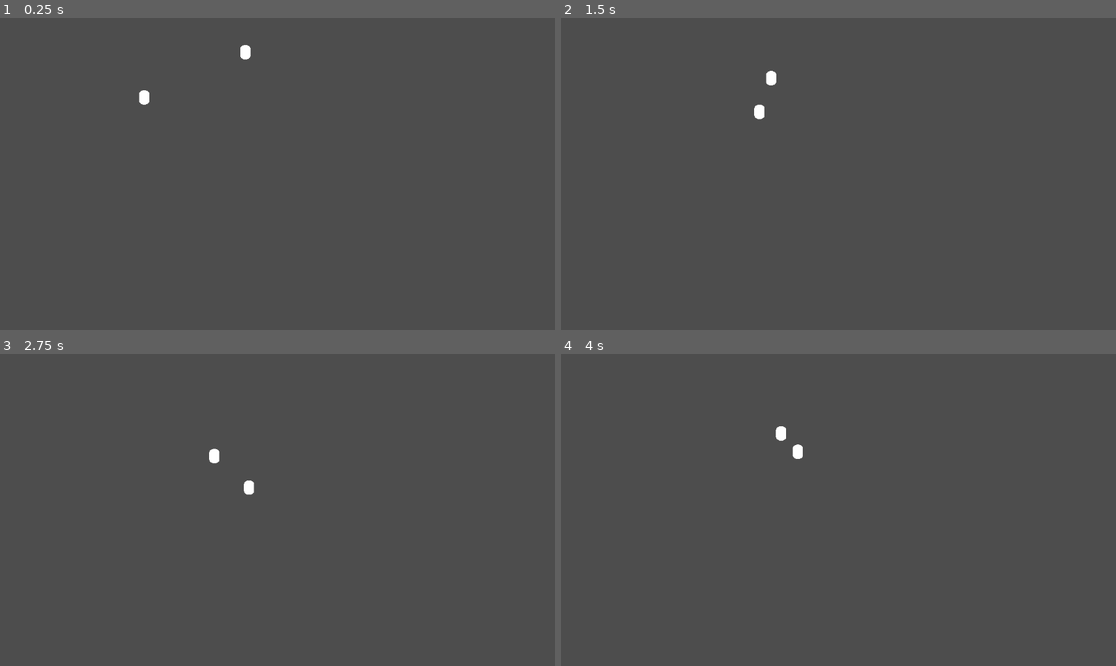
Above: before the commit, frames 1-4 (two rows, left to right).
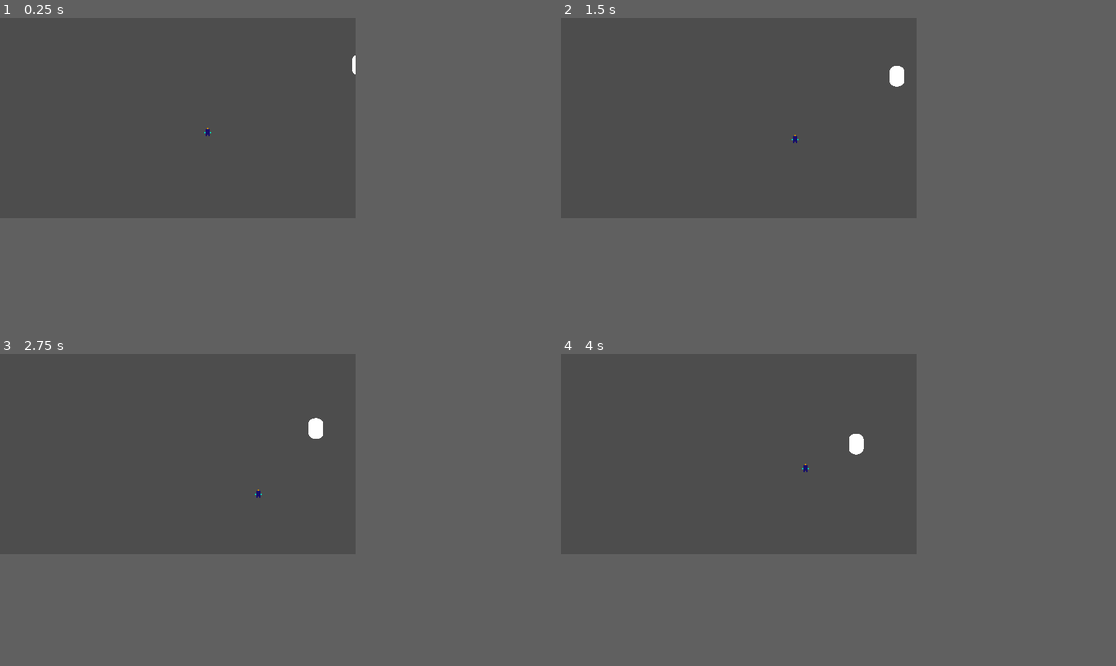
Above: after the commit, the same moments.

Repository: Protiuns/projeto-mvp
Game: Godot game, scene res://Fazes/faze_testes.tscn
Two runs of this game, one before a commit and one after it. Both use one fixed random seed, a clock stepped at 60 frames per second and the inputs below.
Inputs:
- Up to frame 1 (0.25 s): no input
- Up to frame 2 (1.5 s): hold D (Direita) 0.53-1.28 s; hold S (Baixo) from 1.28 s (still down)
- Up to frame 3 (2.75 s): release S (Baixo) at 2.03 s; hold D (Direita) from 2.03 s (still down)
- Up to frame 4 (4 s): release D (Direita) at 2.78 s; hold W (Cima) 2.78-3.53 s; hold A (Esquerda) from 3.53 s (still down)
In our replay, the window is 799x449 before the commit and 512x288 after it. These sizes can differ from the game's own. Grey fills any space a smaller window leaves; there, only what the larger window draws over its background counts as a difference.

The runs differ from the first frame. In frame 1, 0.2% of the frame differs, in the area x 25-65%, y 8-38%; in frame 2, 0.3%; in frame 3, 0.3%, in the area x 37-59%, y 20-47%; in frame 4, 0.3%.

Commit message:
Animações completas na engine
Eita que esse fds foi coisa

Diff:
--- a/Fazes/faze_testes.tscn
+++ b/Fazes/faze_testes.tscn
@@ -1,13 +1,283 @@
-[gd_scene load_steps=13 format=3 uid="uid://ctu5ey1eif03q"]
+[gd_scene load_steps=33 format=3 uid="uid://ctu5ey1eif03q"]
 
 [ext_resource type="Script" path="res://Scripts/Jogador/Jogador.gd" id="1_yre7x"]
 [ext_resource type="Script" path="res://Scripts/StateMachine/StateMachine.gd" id="2_s287i"]
+[ext_resource type="Texture2D" uid="uid://brifeqmx5d3td" path="res://Imagens/Assets/LinkinhoSemSobras-Sheet.png" id="3_38ak2"]
 [ext_resource type="Script" path="res://Scripts/Monstros/Monstro.gd" id="3_hr1e3"]
 [ext_resource type="Script" path="res://Fazes/MonstoStates.gd" id="4_ipdyw"]
 
 [sub_resource type="CapsuleShape2D" id="CapsuleShape2D_to5gb"]
-
-[sub_resource type="CapsuleMesh" id="CapsuleMesh_8ks75"]
+radius = 3.0
+height = 10.0
+
+[sub_resource type="Animation" id="Animation_buwli"]
+length = 0.001
+tracks/0/type = "value"
+tracks/0/imported = false
+tracks/0/enabled = true
+tracks/0/path = NodePath("Sprite2D:frame")
+tracks/0/interp = 1
+tracks/0/loop_wrap = true
+tracks/0/keys = {
+"times": PackedFloat32Array(0),
+"transitions": PackedFloat32Array(1),
+"update": 1,
+"values": [9]
+}
+tracks/1/type = "value"
+tracks/1/imported = false
+tracks/1/enabled = true
+tracks/1/path = NodePath("Sprite2D:frame_coords")
+tracks/1/interp = 1
+tracks/1/loop_wrap = true
+tracks/1/keys = {
+"times": PackedFloat32Array(0),
+"transitions": PackedFloat32Array(1),
+"update": 1,
+"values": [Vector2i(3, 0)]
+}
+
+[sub_resource type="Animation" id="Animation_wfupe"]
+resource_name = "AndandoDireita"
+length = 0.64
+loop_mode = 1
+step = 0.02
+tracks/0/type = "value"
+tracks/0/imported = false
+tracks/0/enabled = true
+tracks/0/path = NodePath("Sprite2D:frame")
+tracks/0/interp = 1
+tracks/0/loop_wrap = true
+tracks/0/keys = {
+"times": PackedFloat32Array(0, 0.08, 0.16, 0.28, 0.32, 0.4, 0.48, 0.6),
+"transitions": PackedFloat32Array(1, 1, 1, 1, 1, 1, 1, 1),
+"update": 1,
+"values": [9, 10, 11, 12, 13, 14, 15, 16]
+}
+
+[sub_resource type="Animation" id="Animation_vaesm"]
+resource_name = "AndandoBaixo"
+length = 0.64
+loop_mode = 1
+step = 0.04
+tracks/0/type = "value"
+tracks/0/imported = false
+tracks/0/enabled = true
+tracks/0/path = NodePath("Sprite2D:frame")
+tracks/0/interp = 1
+tracks/0/loop_wrap = true
+tracks/0/keys = {
+"times": PackedFloat32Array(0, 0.08, 0.16, 0.28, 0.32, 0.4, 0.48, 0.6),
+"transitions": PackedFloat32Array(1, 1, 1, 1, 1, 1, 1, 1),
+"update": 1,
+"values": [18, 19, 20, 21, 22, 23, 24, 25]
+}
+
+[sub_resource type="Animation" id="Animation_awpxp"]
+resource_name = "AndandoCima"
+length = 0.64
+loop_mode = 1
+step = 0.04
+tracks/0/type = "value"
+tracks/0/imported = false
+tracks/0/enabled = true
+tracks/0/path = NodePath("Sprite2D:frame")
+tracks/0/interp = 1
+tracks/0/loop_wrap = true
+tracks/0/keys = {
+"times": PackedFloat32Array(0, 0.08, 0.16, 0.28, 0.32, 0.4, 0.48, 0.6),
+"transitions": PackedFloat32Array(1, 1, 1, 1, 1, 1, 1, 1),
+"update": 1,
+"values": [27, 28, 29, 30, 31, 32, 33, 34]
+}
+
+[sub_resource type="Animation" id="Animation_0ydeo"]
+resource_name = "ParadoDireita"
+tracks/0/type = "value"
+tracks/0/imported = false
+tracks/0/enabled = true
+tracks/0/path = NodePath("Sprite2D:frame")
+tracks/0/interp = 1
+tracks/0/loop_wrap = true
+tracks/0/keys = {
+"times": PackedFloat32Array(0),
+"transitions": PackedFloat32Array(1),
+"update": 1,
+"values": [2]
+}
+
+[sub_resource type="Animation" id="Animation_ynnfa"]
+resource_name = "ParadoBaixo"
+tracks/0/type = "value"
+tracks/0/imported = false
+tracks/0/enabled = true
+tracks/0/path = NodePath("Sprite2D:frame_coords")
+tracks/0/interp = 1
+tracks/0/loop_wrap = true
+tracks/0/keys = {
+"times": PackedFloat32Array(0),
+"transitions": PackedFloat32Array(1),
+"update": 1,
+"values": [Vector2i(3, 0)]
+}
+
+[sub_resource type="Animation" id="Animation_nilff"]
+resource_name = "ParadoCima"
+tracks/0/type = "value"
+tracks/0/imported = false
+tracks/0/enabled = true
+tracks/0/path = NodePath("Sprite2D:frame_coords")
+tracks/0/interp = 1
+tracks/0/loop_wrap = true
+tracks/0/keys = {
+"times": PackedFloat32Array(0),
+"transitions": PackedFloat32Array(1),
+"update": 1,
+"values": [Vector2i(1, 0)]
+}
+
+[sub_resource type="Animation" id="Animation_npr5f"]
+resource_name = "Golpe1Direita"
+length = 0.6
+step = 0.05
+tracks/0/type = "value"
+tracks/0/imported = false
+tracks/0/enabled = true
+tracks/0/path = NodePath("Sprite2D:frame")
+tracks/0/interp = 1
+tracks/0/loop_wrap = true
+tracks/0/keys = {
+"times": PackedFloat32Array(0, 0.05, 0.1, 0.2, 0.25, 0.3, 0.35, 0.4),
+"transitions": PackedFloat32Array(1, 1, 1, 1, 1, 1, 1, 1),
+"update": 1,
+"values": [37, 38, 39, 40, 41, 42, 43, 44]
+}
+
+[sub_resource type="Animation" id="Animation_5jmb2"]
+resource_name = "Golpe2Direita"
+length = 0.6
+step = 0.05
+tracks/0/type = "value"
+tracks/0/imported = false
+tracks/0/enabled = true
+tracks/0/path = NodePath("Sprite2D:frame")
+tracks/0/interp = 1
+tracks/0/loop_wrap = true
+tracks/0/keys = {
+"times": PackedFloat32Array(0, 0.05, 0.1, 0.2, 0.25, 0.3, 0.35, 0.4),
+"transitions": PackedFloat32Array(1, 1, 1, 1, 1, 1, 1, 1),
+"update": 1,
+"values": [46, 47, 48, 49, 50, 51, 52, 53]
+}
+
+[sub_resource type="Animation" id="Animation_py0j2"]
+resource_name = "Golpe1Baixo"
+length = 0.6
+step = 0.05
+tracks/0/type = "value"
+tracks/0/imported = false
+tracks/0/enabled = true
+tracks/0/path = NodePath("Sprite2D:frame")
+tracks/0/interp = 1
+tracks/0/loop_wrap = true
+tracks/0/keys = {
+"times": PackedFloat32Array(0, 0.05, 0.1, 0.2, 0.25, 0.3, 0.35, 0.4),
+"transitions": PackedFloat32Array(1, 1, 1, 1, 1, 1, 1, 1),
+"update": 1,
+"values": [55, 56, 57, 58, 59, 60, 61, 62]
+}
+
+[sub_resource type="Animation" id="Animation_8nv2n"]
+resource_name = "Golpe2Baixo"
+length = 0.6
+step = 0.05
+tracks/0/type = "value"
+tracks/0/imported = false
+tracks/0/enabled = true
+tracks/0/path = NodePath("Sprite2D:frame")
+tracks/0/interp = 1
+tracks/0/loop_wrap = true
+tracks/0/keys = {
+"times": PackedFloat32Array(0, 0.05, 0.1, 0.2, 0.25, 0.3, 0.35, 0.4),
+"transitions": PackedFloat32Array(1, 1, 1, 1, 1, 1, 1, 1),
+"update": 1,
+"values": [64, 65, 66, 67, 68, 69, 70, 71]
+}
+
+[sub_resource type="Animation" id="Animation_o4gec"]
+resource_name = "Golpe1Cima"
+length = 0.6
+step = 0.05
+tracks/0/type = "value"
+tracks/0/imported = false
+tracks/0/enabled = true
+tracks/0/path = NodePath("Sprite2D:frame")
+tracks/0/interp = 1
+tracks/0/loop_wrap = true
+tracks/0/keys = {
+"times": PackedFloat32Array(0, 0.05, 0.1, 0.2, 0.25, 0.3, 0.35, 0.4),
+"transitions": PackedFloat32Array(1, 1, 1, 1, 1, 1, 1, 1),
+"update": 1,
+"values": [73, 74, 75, 76, 77, 78, 79, 80]
+}
+
+[sub_resource type="Animation" id="Animation_m180y"]
+resource_name = "Golpe2Cima"
+length = 0.6
+step = 0.05
+tracks/0/type = "value"
+tracks/0/imported = false
+tracks/0/enabled = true
+tracks/0/path = NodePath("Sprite2D:frame")
+tracks/0/interp = 1
+tracks/0/loop_wrap = true
+tracks/0/keys = {
+"times": PackedFloat32Array(0, 0.05, 0.1, 0.2, 0.25, 0.3, 0.35, 0.4),
+"transitions": PackedFloat32Array(1, 1, 1, 1, 1, 1, 1, 1),
+"update": 1,
+"values": [82, 83, 84, 85, 86, 87, 88, 89]
+}
+
+[sub_resource type="AnimationLibrary" id="AnimationLibrary_t0ky5"]
+_data = {
+"AndandoBaixo": SubResource("Animation_vaesm"),
+"AndandoCima": SubResource("Animation_awpxp"),
+"AndandoDireita": SubResource("Animation_wfupe"),
+"Golpe1Baixo": SubResource("Animation_py0j2"),
+"Golpe1Cima": SubResource("Animation_o4gec"),
+"Golpe1Direita": SubResource("Animation_npr5f"),
+"Golpe2Baixo": SubResource("Animation_8nv2n"),
+"Golpe2Cima": SubResource("Animation_m180y"),
+"Golpe2Direita": SubResource("Animation_5jmb2"),
+"ParadoBaixo": SubResource("Animation_ynnfa"),
+"ParadoCima": SubResource("Animation_nilff"),
+"ParadoDireita": SubResource("Animation_0ydeo"),
+"RESET": SubResource("Animation_buwli")
+}
+
+[sub_resource type="AnimationNodeAnimation" id="AnimationNodeAnimation_gylvb"]
+animation = &"AndandoDireita"
+
+[sub_resource type="AnimationNodeAnimation" id="AnimationNodeAnimation_kj53a"]
+animation = &"AndandoCima"
+
+[sub_resource type="AnimationNodeAnimation" id="AnimationNodeAnimation_4awtq"]
+animation = &"AndandoBaixo"
+
+[sub_resource type="AnimationNodeBlendSpace2D" id="AnimationNodeBlendSpace2D_bdqed"]
+blend_point_0/node = SubResource("AnimationNodeAnimation_gylvb")
+blend_point_0/pos = Vector2(1, 0)
+blend_point_1/node = SubResource("AnimationNodeAnimation_kj53a")
+blend_point_1/pos = Vector2(0, 1)
+blend_point_2/node = SubResource("AnimationNodeAnimation_4awtq")
+blend_point_2/pos = Vector2(0, -1)
+
+[sub_resource type="AnimationNodeBlendTree" id="AnimationNodeBlendTree_c3qvt"]
+graph_offset = Vector2(-207, 16)
+nodes/BlendSpace2D/node = SubResource("AnimationNodeBlendSpace2D_bdqed")
+nodes/BlendSpace2D/position = Vector2(116.16, 177.87)
+nodes/output/position = Vector2(440, 120)
+node_connections = [&"output", 0, &"BlendSpace2D"]
 
 [sub_resource type="Animation" id="Animation_f4178"]
 resource_name = "Andando"
@@ -182,6 +452,8 @@
 
 [sub_resource type="ShaderMaterial" id="ShaderMaterial_xfhdj"]
 
+[sub_resource type="CapsuleMesh" id="CapsuleMesh_8ks75"]
+
 [node name="FazeTestes" type="Node2D"]
 
 [node name="Jogador" type="CharacterBody2D" parent="."]
@@ -192,13 +464,27 @@
 [node name="StateMachine" type="Node" parent="Jogador"]
 script = ExtResource("2_s287i")
 
+[node name="Sprite2D" type="Sprite2D" parent="Jogador"]
+texture = ExtResource("3_38ak2")
+hframes = 9
+vframes = 11
+frame = 3
+
 [node name="CollisionShape2D" type="CollisionShape2D" parent="Jogador"]
+visible = false
 shape = SubResource("CapsuleShape2D_to5gb")
 
-[node name="MeshInstance2D" type="MeshInstance2D" parent="Jogador"]
-position = Vector2(0.5, 2.38419e-06)
-scale = Vector2(21, 15)
-mesh = SubResource("CapsuleMesh_8ks75")
+[node name="AnimationPlayer" type="AnimationPlayer" parent="Jogador"]
+libraries = {
+"": SubResource("AnimationLibrary_t0ky5")
+}
+
+[node name="AnimationTree" type="AnimationTree" parent="Jogador"]
+tree_root = SubResource("AnimationNodeBlendTree_c3qvt")
+anim_player = NodePath("../AnimationPlayer")
+advance_expression_base_node = NodePath("")
+active = true
+parameters/BlendSpace2D/blend_position = Vector2(0.4144, 0.773196)
 
 [node name="Monstro" type="CharacterBody2D" parent="."]
 position = Vector2(523, 68)
--- a/Scripts/Jogador/Jogador.gd
+++ b/Scripts/Jogador/Jogador.gd
@@ -1,6 +1,6 @@
 extends CharacterBody2D
 
-var velocidade = 150
+var velocidade = 50
 
 func  _physics_process(delta):
 	# entradas
--- a/Scripts/Monstros/Monstro.gd
+++ b/Scripts/Monstros/Monstro.gd
@@ -2,7 +2,7 @@
 
 enum Estados {Parado , Perseguindo , Atacando, Machucando , Morrendo}
 @export var Estado = Estados.Parado
-const velocidade = 75
+const velocidade = 30
 @onready var dir =  $"../Jogador".position - position
 
 var indoAtras = false
--- a/project.godot
+++ b/project.godot
@@ -14,6 +14,13 @@
 run/main_scene="res://Fazes/faze_testes.tscn"
 config/features=PackedStringArray("4.1", "GL Compatibility")
 config/icon="res://icon.svg"
+
+[display]
+
+window/size/viewport_width=512
+window/size/viewport_height=288
+window/stretch/mode="viewport"
+window/vsync/vsync_mode=0
 
 [input]
 
@@ -54,5 +61,6 @@
 
 [rendering]
 
+textures/canvas_textures/default_texture_filter=3
 renderer/rendering_method="gl_compatibility"
 renderer/rendering_method.mobile="gl_compatibility"
Binary file added: Imagens/AspriteAssets/Ambientes.aseprite
Binary file added: Imagens/AspriteAssets/Efeitos Do Ataque.aseprite
Binary file changed: Imagens/AspriteAssets/Linkinho.aseprite
Binary file added: Imagens/AspriteAssets/LinkinhoSemSobras.aseprite
Binary file added: Imagens/Assets/GolpeEfeito.png
Not shown, added: Imagens/Assets/GolpeEfeito.png.import
Binary file added: Imagens/Assets/LinkinhoSemSobras-Sheet.png
Not shown, added: Imagens/Assets/LinkinhoSemSobras-Sheet.png.import
